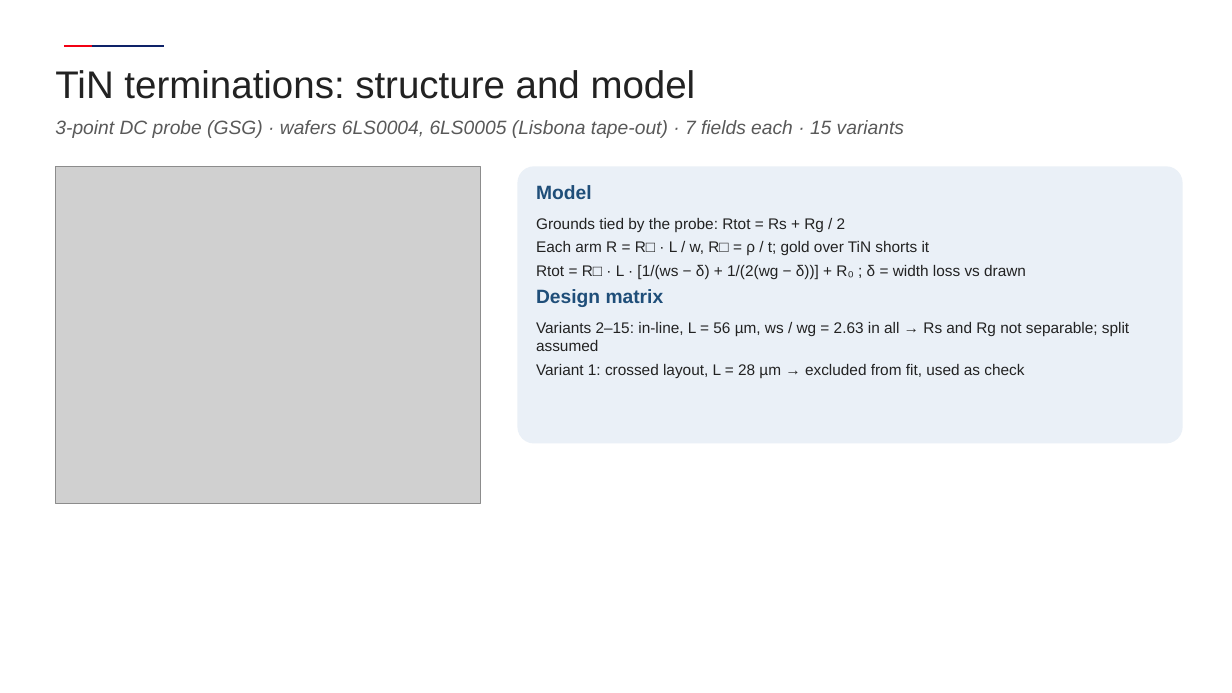
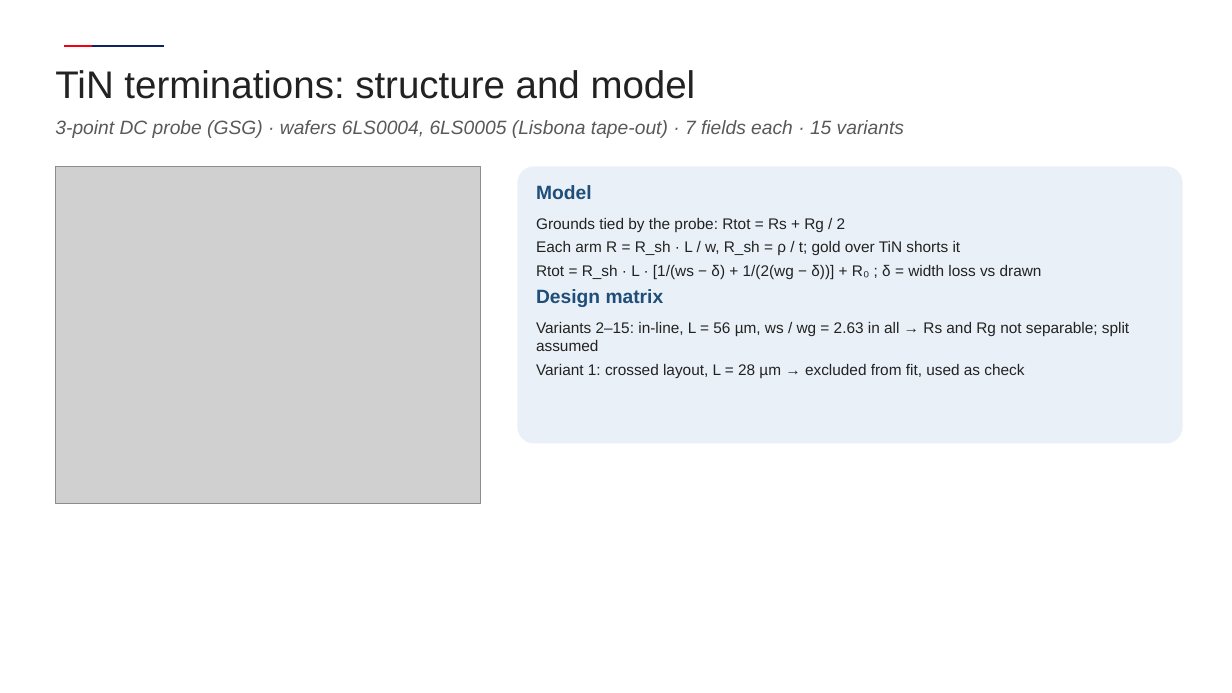
Before and after one commit to andreimuresian/claude, a slide deck: slide 1 of results/term_meas/TiN_terminations_AFR.pptx. Drawn at 1232x693 pixels with LibreOffice and Linux fonts; fonts in the diff are those of the drawing; grey boxes stand for pictures; background and template pictures are left out. Boxes give left, top, right and bottom in pixels: in the first picture for what was removed or moved away, otherwise in the second. Text is boxed around its words. In the diff, an @@ line names an element or a change of style, - is before the commit and + after.

```diff
--- a/results/term_meas/TiN_terminations_AFR.pptx
+++ b/results/term_meas/TiN_terminations_AFR.pptx
@@ text in rounded rectangle at box(536, 241, 1042, 279): text changed @@
-Each arm R = R□ · L / w, R□ = ρ / t; gold over TiN shorts it
-Rtot = R□ · L · [1/(ws − δ) + 1/(2(wg − δ))] + R₀ ; δ = width loss vs drawn
+Each arm R = R_sh · L / w, R_sh = ρ / t; gold over TiN shorts it
+Rtot = R_sh · L · [1/(ws − δ) + 1/(2(wg − δ))] + R₀ ; δ = width loss vs drawn
```
Also in this commit, not shown: 3 other slides changed, 9 other files.
